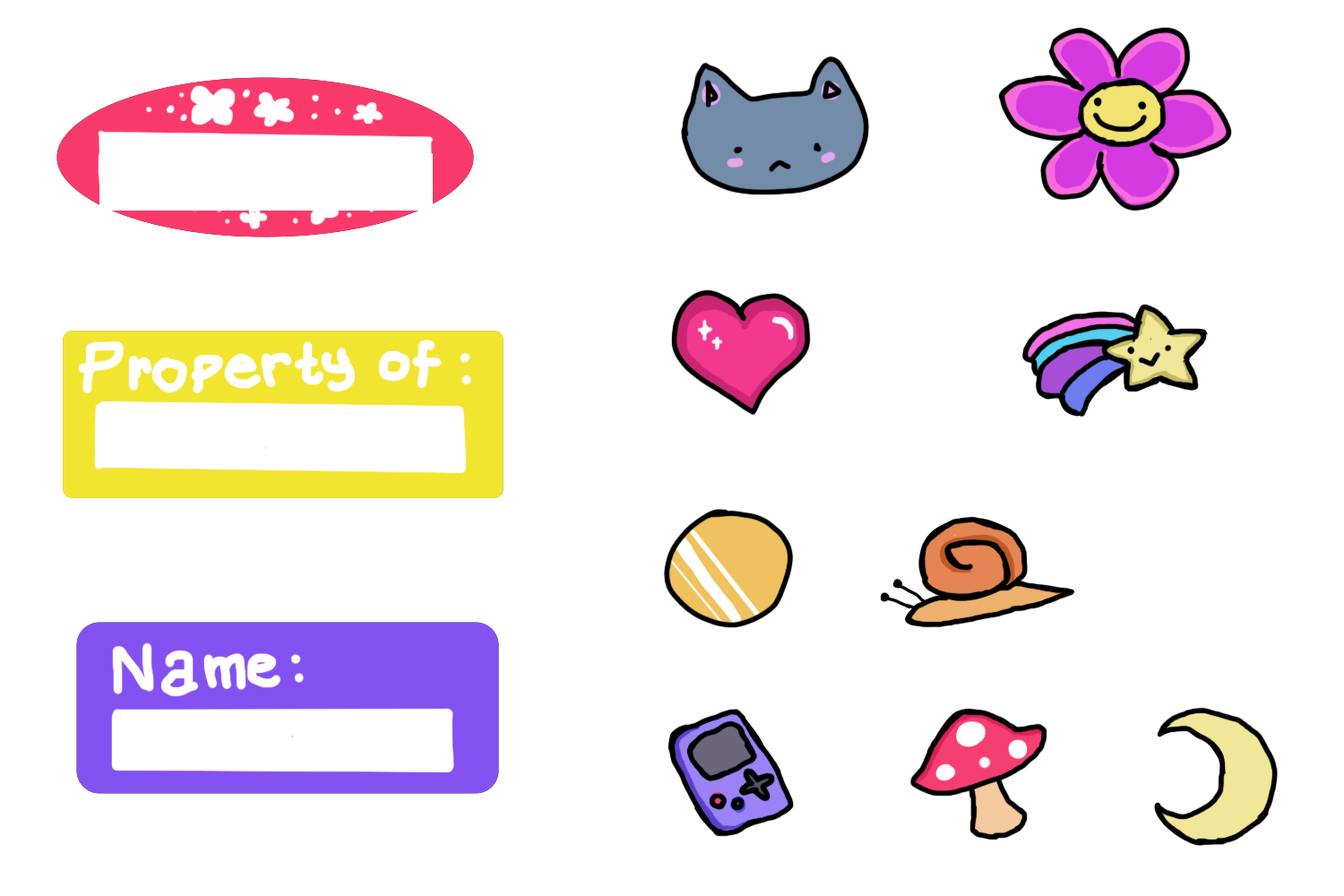
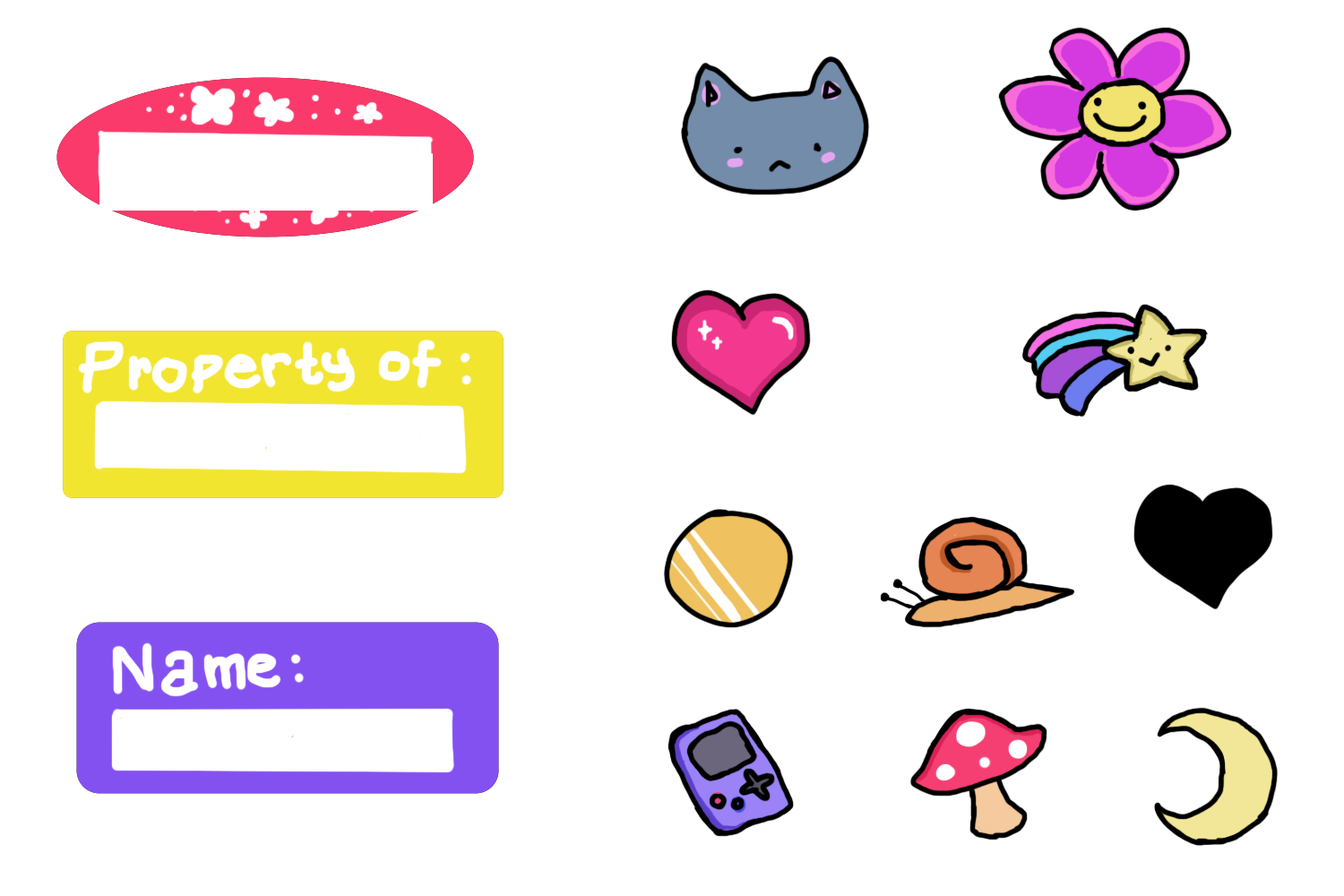
Layers edited between the first and the second 1344×896 image:
added layer "Layer 3" above "Layer 2" over [1133, 483, 1273, 610]
